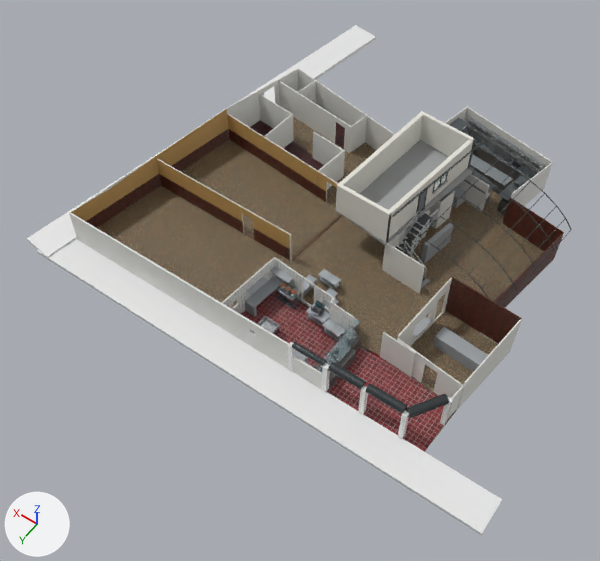
The Blender file blend/guadalajara_base.blend as it was, and as the next commit left it.
The view is the same before and after, from a 50 mm camera at (-17.4, 18.4, 36.8) aimed at (0.0, -6.0, -1.5). Lighting does not change. The marker at lower left points along +X, +Y and +Z. The picture after the commit comes second.

Names of what the first picture shows: 'Cube.012', 'FLOOR_CLIENT_ARRIVAL_LOWER', 'FLOOR_COMEDOR_MAIN_FINISH', 'FLOOR_COMEDOR_RAISED', 'FLOOR_PROPERTY_COMMON', 'WALL_001', 'WALL_002', 'WALL_005', 'WALL_014', 'WALL_036', 'peaton_walk', 'peaton_walk_behind' and 122 more.
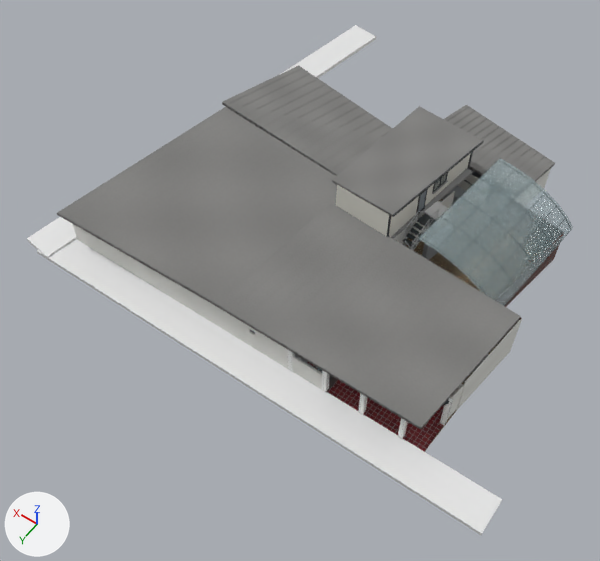
Where the change shows, as pixel boxes [x1, y1, x2, y2] in the pictures (600 x 561 px):
'Cube.013', shown: after [216, 202, 521, 430]
'Cube', shown: after [57, 107, 337, 306]
'Cylinder.003', shown: after [418, 158, 573, 306]
'Cube.011', shown: after [222, 66, 393, 176]
'Cube.047', shown: after [332, 106, 483, 216]
'Cube.048', shown: after [444, 105, 555, 182]
'Cube.045', shown: after [424, 201, 448, 220]
'FLOOR_COMEDOR_MAIN_FINISH', unchanged, covered by the edit: before [97, 186, 290, 307]
'FLOOR_COMEDOR_RAISED', unchanged, covered by the edit: before [161, 139, 342, 261]
'WALL_002', unchanged, covered by the edit: before [69, 68, 298, 237]
'WALL_014', unchanged, covered by the edit: before [157, 159, 292, 261]

The change in detail:
Picture 'roof_teja_gris_normal' (img_roof_teja_gris_normal) is new.
Picture 'roof_teja_gris_color' (img_roof_teja_gris_color) is new.
Material 'MAT_Roof_Teja_Gris_Cemento' (mat_mat_roof_teja_gris_cemento) is new.
Uses the picture img_roof_teja_gris_color.
Uses the picture img_roof_teja_gris_normal.
me_cube_225 has 8 vertices, 6 faces and spans x 0.04..1.24, y -1.07..0.98, z -1.25..7.88.
me_cube_225 no longer uses material mat_mat_roof_galvanized_gray (grey #8b9397).
me_cube_225 gains material mat_mat_roof_teja_gris_cemento.
me_cube_226 has 8 vertices, 6 faces and spans x -1.28..1.22, y -0.66..1.13, z -2.82..8.81.
me_cube_226 no longer uses material mat_mat_roof_galvanized_gray (grey #8b9397).
me_cube_226 gains material mat_mat_roof_teja_gris_cemento.
me_cube_228 has 8 vertices, 6 faces and spans x 0.0..1.24, y -0.52..0.99, z -1.25..8.84.
me_cube_228 no longer uses material mat_mat_roof_galvanized_gray (grey #8b9397).
me_cube_228 gains material mat_mat_roof_teja_gris_cemento.
me_cube_234 has 8 vertices, 6 faces and spans x -1.0..1.51, y -1.02..1.04, z -1.0..2.17.
me_cube_234 no longer uses material mat_mat_roof_galvanized_gray (grey #8b9397).
me_cube_234 gains material mat_mat_roof_teja_gris_cemento.
me_cube_235 has 8 vertices, 6 faces and spans x -1.28..1.22, y -0.66..1.13, z -2.82..8.81.
me_cube_235 no longer uses material mat_mat_roof_galvanized_gray (grey #8b9397).
me_cube_235 gains material mat_mat_roof_teja_gris_cemento.
Object 'Cube' (ob_cube) is now shown.
Object 'Cube.011' (ob_cube_011) is now shown.
Object 'Cube.013' (ob_cube_013) is now shown.
Object 'Cube.045' (ob_cube_045) is now shown.
Object 'Cube.047' (ob_cube_047) is now shown.
Object 'Cube.048' (ob_cube_048) is now shown.
Object 'Cylinder.003' (ob_cylinder_003) is now shown.
